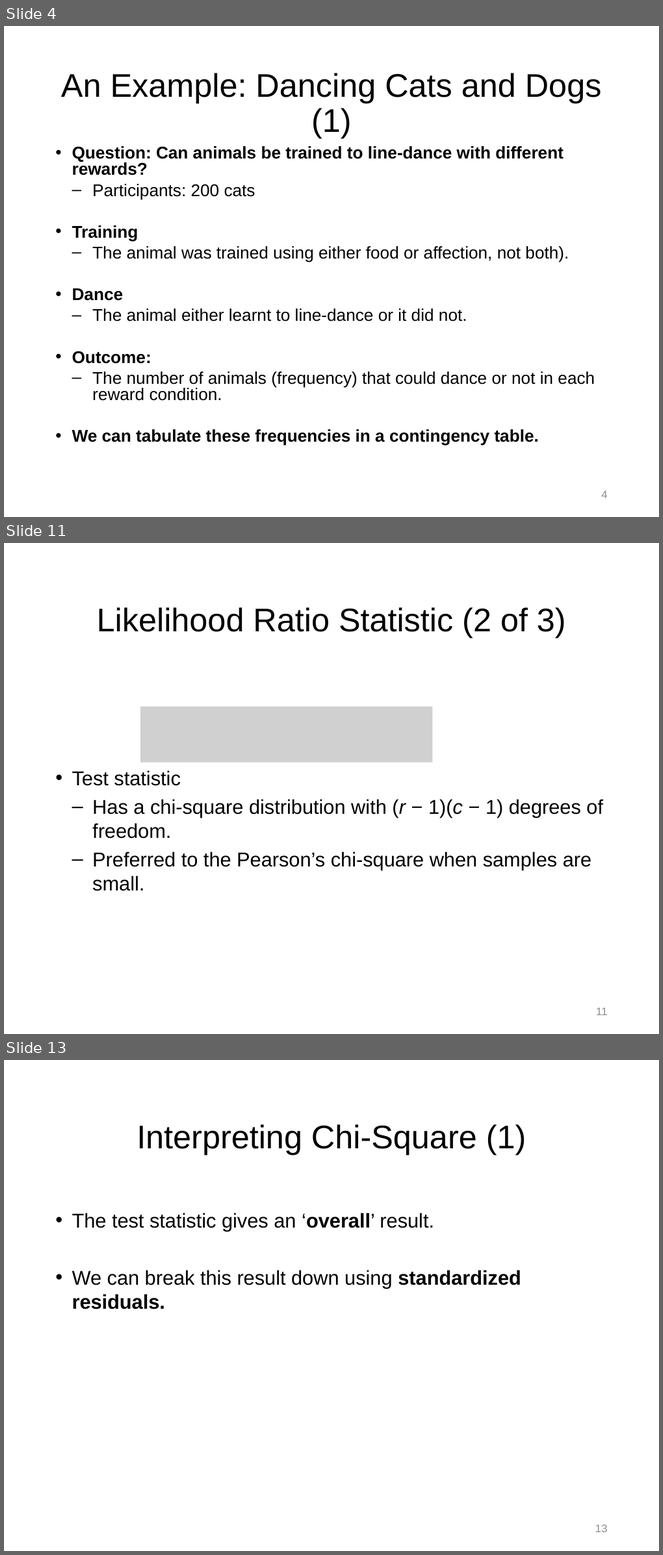
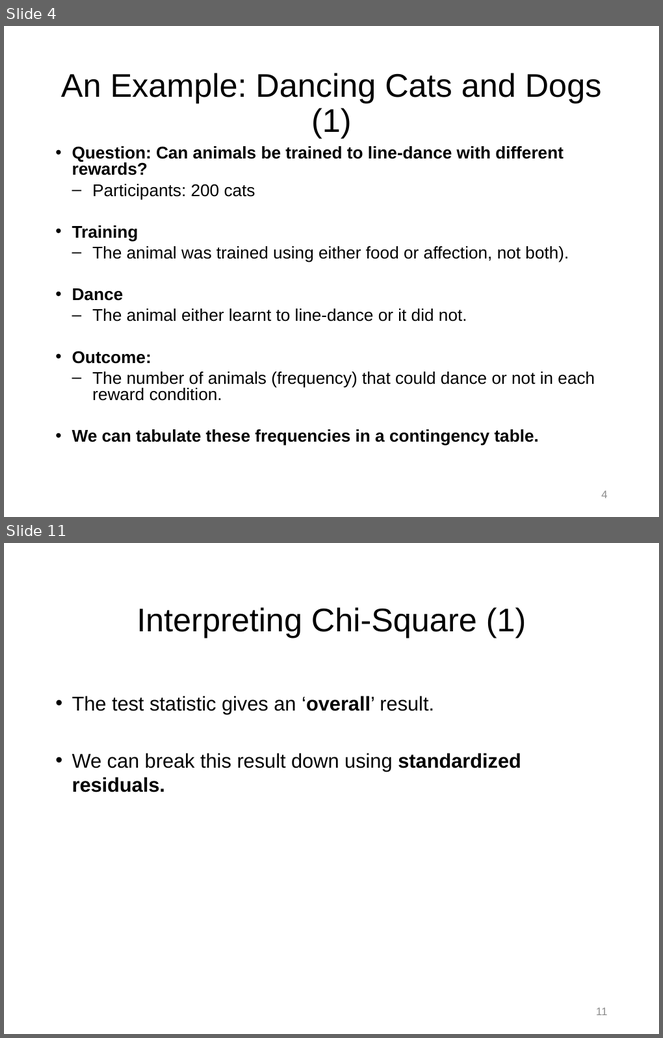
Before and after one commit to npm27/Teaching-Materials, a slide deck: Stats/Slides/10 Chapter 19 Slides.pptx. Shown one above the other, each under a label of ours: slides 4, 11 and 13 before the commit, slides 4 and 11 after it; the slides between them are not shown. The pictures are 663x1555 and 663x1038 pixels, drawn with LibreOffice and Linux fonts; fonts in the diff are those of the drawing; grey boxes stand for pictures. Boxes give left, top, right and bottom in pixels: in the first picture for what was removed or moved away, otherwise in the second. Text is boxed around its words. In the diff, an @@ line names an element or a change of style, - is before the commit and + after.

```diff
--- a/Stats/Slides/10 Chapter 19 Slides.pptx
+++ b/Stats/Slides/10 Chapter 19 Slides.pptx
@@ slide 11 removed at (x1=4, y1=543, x2=659, y2=1034), background #FFFFFF @@
@@ title removed at (x1=97, y1=607, x2=566, y2=638) @@
-Likelihood Ratio Statistic (2 of 3)
@@ picture removed at (x1=140, y1=707, x2=432, y2=763) @@
@@ text removed at (x1=72, y1=771, x2=603, y2=891) @@
-• Test statistic
-  – Has a chi-square distribution with (r − 1)(c − 1) degrees of freedom.
-  – Preferred to the Pearson’s chi-square when samples are small.
@@ page number removed at (x1=596, y1=1008, x2=607, y2=1016) @@
-11
@@ what was slide 13 is now slide 11 @@
@@ page number at (x1=596, y1=1008, x2=607, y2=1016): text changed @@
-13
+11
```
Also in this commit, not shown: 6 slides changed, 1 slide added, 2 other slides removed.
